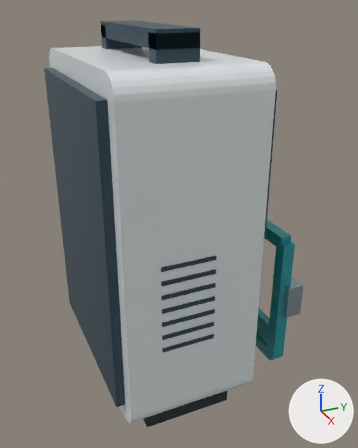
Two versions of the glTF model fixtures/aurora-training/aurora-training.glb, one commit apart.
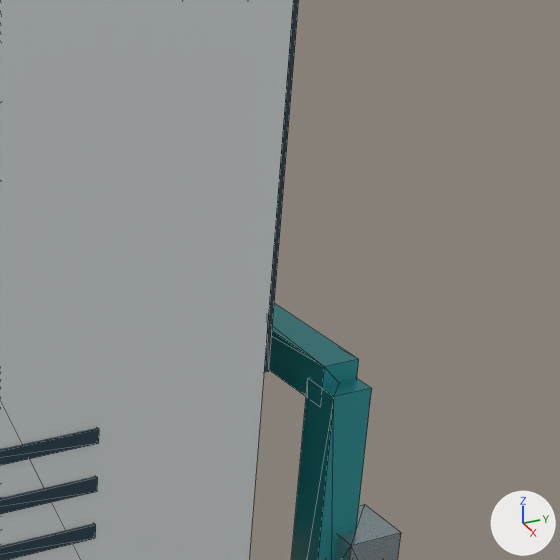
Each version is shown whole from a 50 mm camera at (0.4519, -0.1959, 0.2121) aimed at (0.0092, 0.0034, -0.0093), then close up on the part from 52% to 98% of the width and 29% to 66% of the height. The axes (+X, +Y, +Z) are drawn at lower right. The lights are the same throughout. The older version's two pictures come first. The close-ups show mesh edges as thin lines. Where no turn or scale is listed for an object, it has been applied to the vertices.

Objects in the first close-up: 'Door latch', 'Latch stile', 'Panel bezel', 'Rounded housing', 'Top rail', 'Vent 4', 'Vent 5', 'Vent 6'.
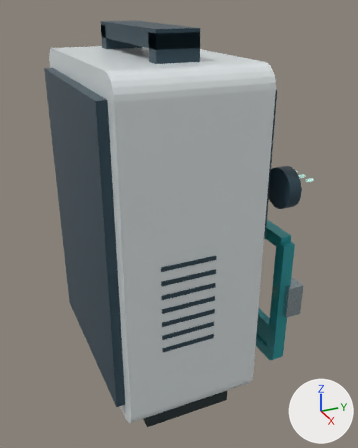
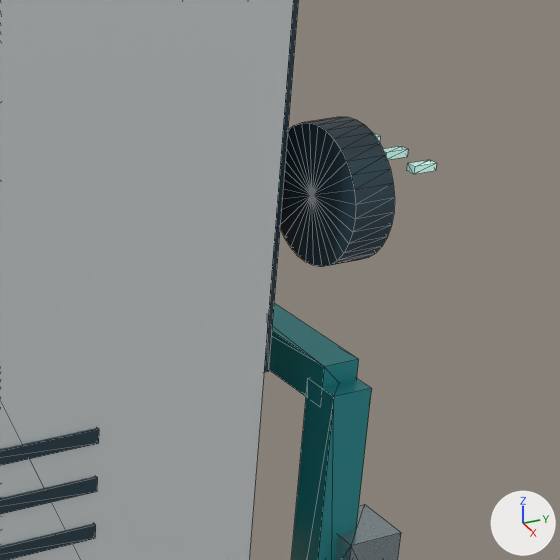
The newer file is also turned or shifted as a whole; pictures and numbers use the older file's frame.

What the commit changed:
Mesh me_flow_dial_marker_002 is new.
It is a box spanning x 0.0105..0.0135, y 0.0155..0.0225, z 0.007..0.009.
It uses material mat_display_markings (pale green #d4f8f1, glowing green #6c9589).
Mesh me_flow_dial_marker_001 is new.
It is a box spanning x -0.0015..0.0015, y 0.0155..0.0225, z 0.007..0.009.
It uses material mat_display_markings (pale green #d4f8f1, glowing green #6c9589).
Mesh me_flow_dial_marker is new.
It is a box spanning x -0.0135..-0.0105, y 0.0155..0.0225, z 0.007..0.009.
It uses material mat_display_markings (pale green #d4f8f1, glowing green #6c9589).
Mesh me_flow_dial_knob is new.
It has 68 vertices, 128 faces and spans x -0.019..0.019, y -0.006..0.006, z -0.019..0.019.
It uses material mat_graphite_panel (dark blue #2f4855).
Object 'Flow dial marker.002' (ob_flow_dial_marker_002) is new; it shows me_flow_dial_marker_002.
Its location is (0.1025, 0.0655, 0.0545).
Object 'Flow dial marker.001' (ob_flow_dial_marker_001) is new; it shows me_flow_dial_marker_001.
Its location is (0.1025, 0.0655, 0.0545).
Object 'Flow dial marker' (ob_flow_dial_marker) is new; it shows me_flow_dial_marker.
Its location is (0.1025, 0.0655, 0.0545).
Object 'Flow dial knob' (ob_flow_dial_knob) is new; it shows me_flow_dial_knob.
Its location is (0.1025, 0.0655, 0.0545).

Location of each change, [x1, y1, x2, y2] in pixels of the close-ups (560 x 560 px):
'Flow dial knob', added
    after: [280, 117, 395, 267]
'Flow dial marker.002', added
    after: [407, 160, 437, 174]
'Flow dial marker.001', added
    after: [383, 146, 408, 160]
'Flow dial marker', added
    after: [373, 133, 380, 142]
